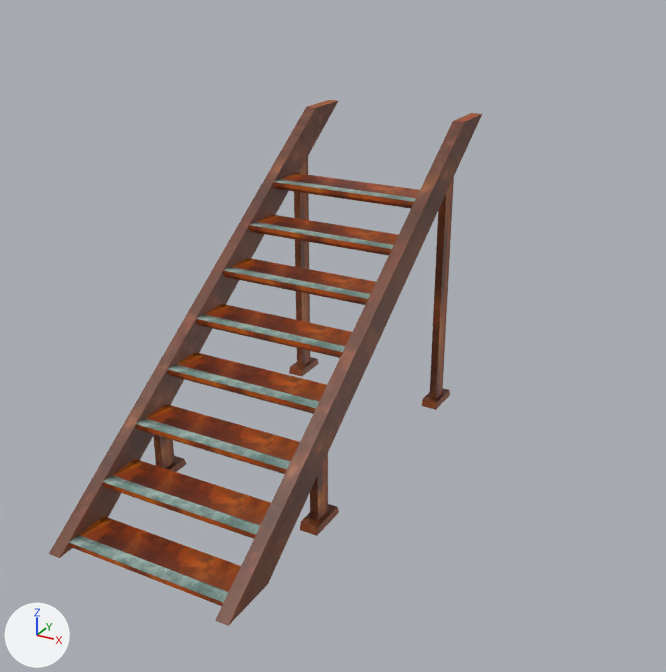
What one commit did to the FBX model Nerethos_3D/Assets/_Project/03_Art/01_Meshes/stairs_indoors_wide.fbx.
Rendered twice from a camera (50 mm lens) standing at (1.49, -114.3, 7.88) and looking at (-6.6, -99.59, 0.52). Arrows for +X, +Y and +Z are at lower left; the lights stay in place. The older version comes first. Where no turn or scale is listed for an object, it has been applied to the vertices.

Objects in the first picture: 'stairs_steps_indoors'.
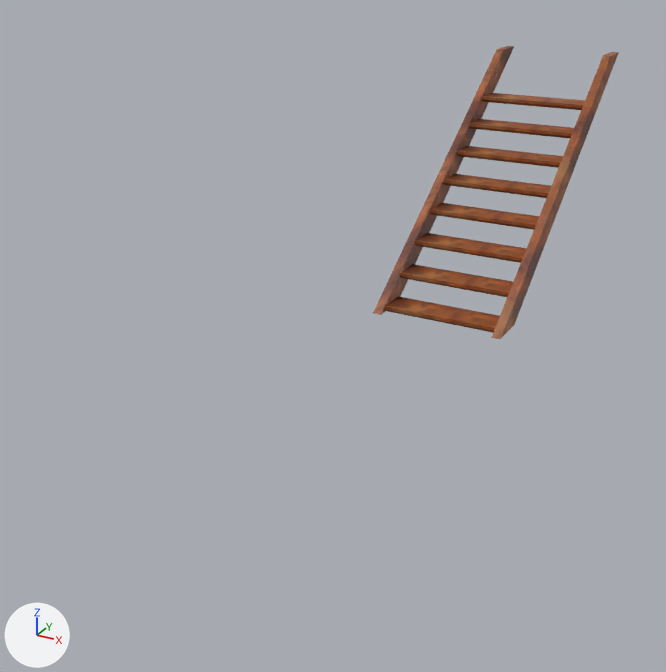
Pixel boxes [x1, y1, x2, y2] of what changed, in the pictures (666 x 672 px):
'stairs_steps_indoors', surface changed, reshaped, moved (43% narrower, 44% shorter): before [49, 100, 482, 626]; after [373, 46, 619, 339]
part 1 of me_mesh, deleted: before [153, 157, 454, 536]
part 2 of me_mesh, surface changed: before [49, 100, 482, 626]; after [373, 46, 619, 339]

Edits to the bpy script that builds the scene:
```text
Add img_texture_copper_mat_copper_basecolor_png:
    img_texture_copper_mat_copper_basecolor_png = load_image('Texture_Copper_MAT_Copper_BaseColor.png', '../../../../../ModularPieces/Substance/Texture_Copper_MAT_Copper_BaseColor.png', 2048, 2048, 'sRGB')
Change mat_mat_copper:
    mat_mat_copper.texture: img_copperupdated_png -> img_texture_copper_mat_copper_basecolor_png  # with its transparency -> not seen
Change me_mesh:
    used by ob_stairs_steps_indoors; location = (-7.0, -107.0, 0.0)
    remove me_mesh.from_pydata(...)  # 176 vertices, 124 faces; spans x -0.04..3.04, y 0.0..8.0, z 0.0..5.0
    add me_mesh.from_pydata(...)  # 112 vertices, 60 faces; spans x 0.0..3.0, y 0.0..8.0, z 0.0..5.0
    me_mesh part 1: 8 loose pieces with 64 vertices, spanning x -0.04..3.04, y 2.14..7.12, z 0.0..4.64, are deleted
    me_mesh part 2: 60 kept faces spanning x 0.0..3.0, y 0.0..8.0, z 0.0..5.0 get new texture (UV) coordinates
Change ob_stairs_steps_indoors:
    ob_stairs_steps_indoors.location: (-7.0, -107.0, 0.0) -> (-7.0, -97.0, 0.0)
```
